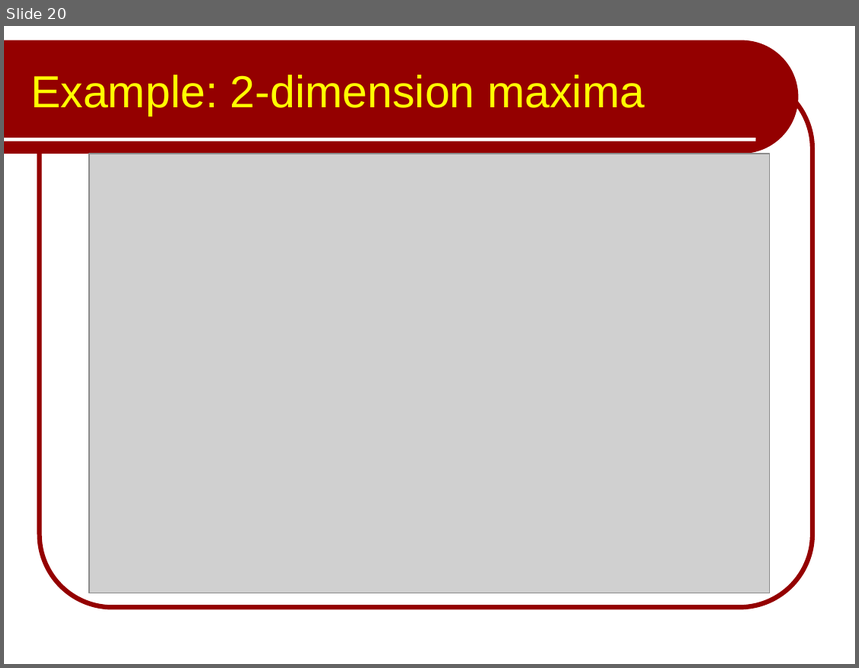
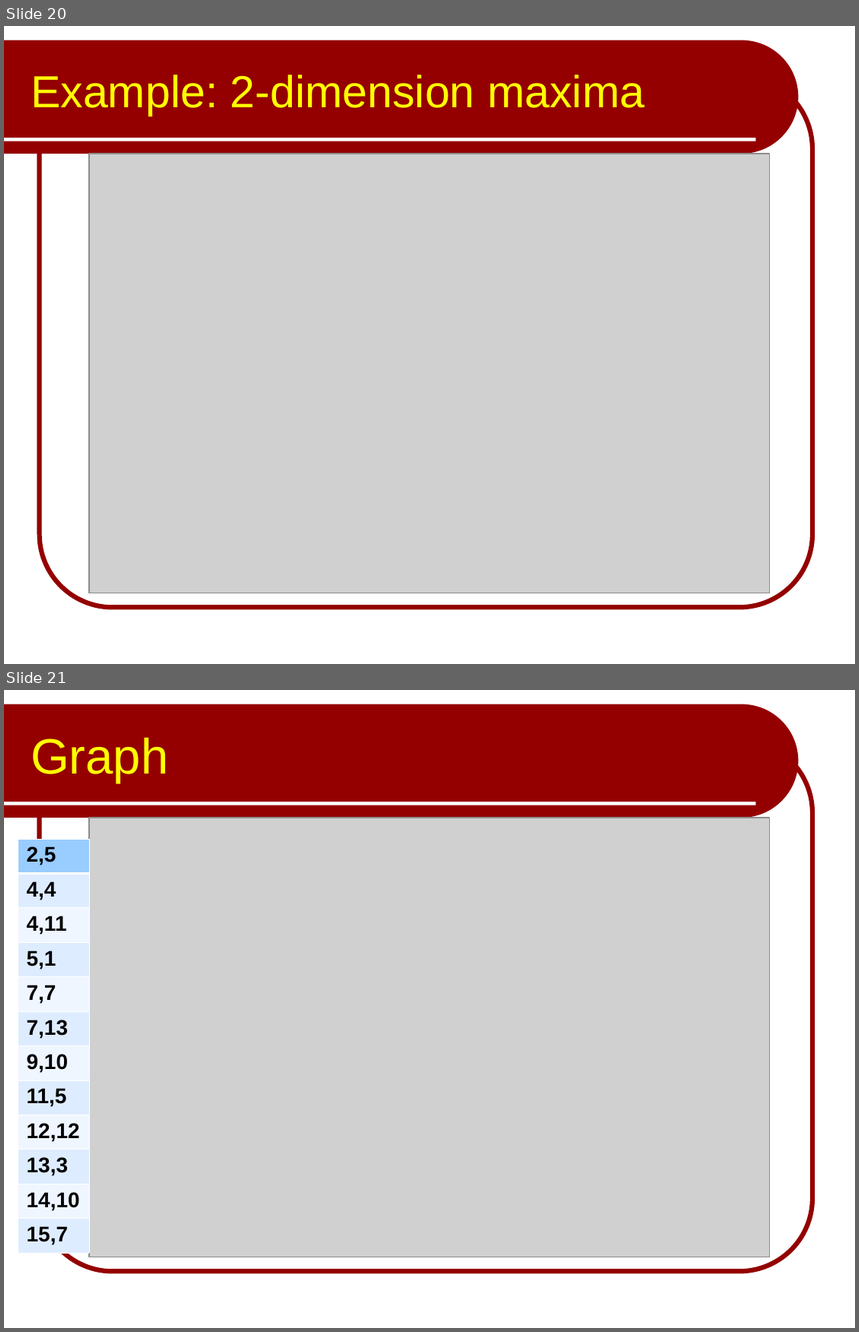
Before and after one commit to bamboat3/daa_np, a slide deck: Lectures/Lecture02.ppt. Shown one above the other, each under a label of ours: slide 20 before the commit, slides 20 and 21 after it. The pictures are 859x668 and 859x1332 pixels, drawn with LibreOffice and Linux fonts; fonts in the diff are those of the drawing; grey boxes stand for pictures. Boxes give left, top, right and bottom in pixels: in the first picture for what was removed or moved away, otherwise in the second. Text is boxed around its words. In the diff, an @@ line names an element or a change of style, - is before the commit and + after.

```diff
--- a/Lectures/Lecture02.ppt
+++ b/Lectures/Lecture02.ppt
@@ slide 21 added at [4,690,855,1328], background #FFFFFF; not listed: 3 template elements that a slide beside it also shows @@
@@ title added at [31,737,169,783], 42 pt, text #FFFF00 @@
+Graph
@@ picture added at [89,818,770,1258] @@
@@ table added at [18,839,89,1253], 12 rows, 1 columns @@
+2,5
+4,4
+4,11
+5,1
+7,7
+7,13
+9,10
+11,5
+12,12
+13,3
+14,10
+15,7
```
Also in this commit, not shown: 1 slide removed.
